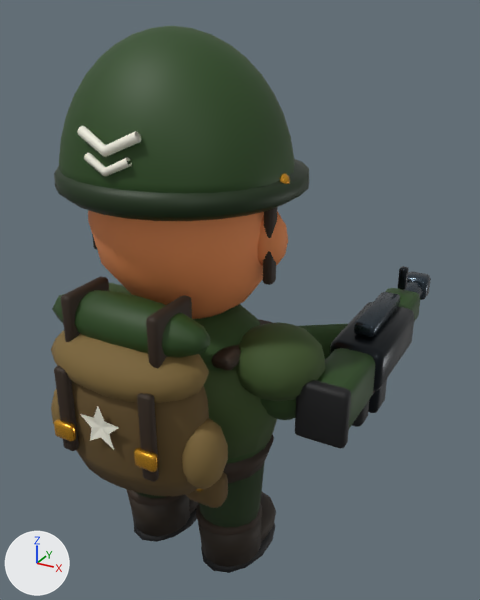
Renders of the glTF model assets/game/models/soldier/soldier.glb from each side of a commit.
Both versions are drawn from a 50 mm camera at (0.862, -1.285, 1.465) aimed at (0.038, 0.214, 0.715). The axes (+X, +Y, +Z) are drawn at lower left. The lights are the same throughout. The older version comes first. Vertices at exactly the same position are counted once.

The first picture shows 'Arms', 'Body', 'Head', 'LegL', 'LegR'.
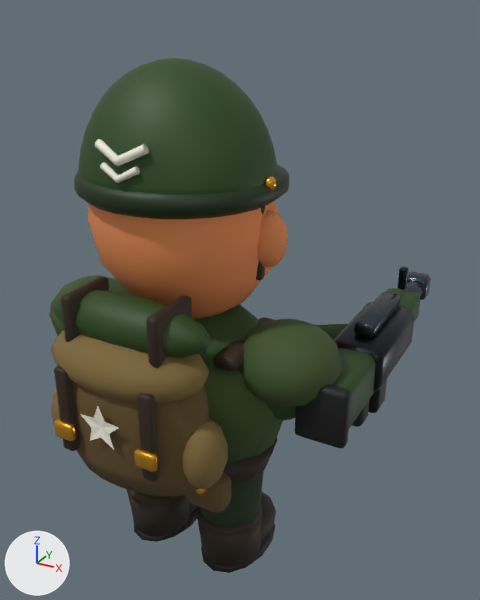
Patch to the scene script:
```diff
--- a/assets/game/models/soldier/soldier.glb.py
+++ b/assets/game/models/soldier/soldier.glb.py
@@ me_torso @@
 # used by ob_body; location = (0.0, 0.0, 0.0)
-me_torso.from_pydata(...)  # 1561 vertices, 3018 faces; spans x -0.377..0.377, y -0.36..0.19, z 0.34..0.891
+me_torso.from_pydata(...)  # 1561 vertices, 3018 faces; spans x -0.417..0.417, y -0.36..0.2, z 0.337..0.891
+# me_torso part 1: the loose piece of 40 vertices spanning x -0.242..0.242, y -0.168..0.168, z 0.35..0.415 is multiplied about its middle by the matrix ((1.043, 0.0, 0.0), (0.0, 1.037, 0.0), (0.0, 0.0, 1.0))
+# me_torso part 2: the loose piece of 56 vertices spanning x 0.095..0.205, y -0.198..-0.133, z 0.34..0.43 is scaled about its middle by (1.06, 1.06, 1.07), then moved by (0.01, -0.007, 0.0)
+# me_torso part 3: the loose piece of 34 vertices spanning x 0.137..0.163, y -0.208..-0.188, z 0.391..0.419 is moved by (0.01, -0.008, 0.0)
+# me_torso part 4: the loose piece of 100 vertices spanning x -0.377..-0.153, y -0.125..0.105, z 0.602..0.778 is scaled about its middle by (1.11, 1.09, 1.11), then moved by (-0.027, 0.0, 0.005)
+# me_torso part 5: the loose piece of 100 vertices spanning x 0.153..0.377, y -0.125..0.105, z 0.602..0.778 is scaled about its middle by (1.11, 1.09, 1.11), then moved by (0.027, 0.0, 0.005)
+# me_torso part 6: the loose piece of 56 vertices spanning x 0.153..0.208, y -0.14..0.1, z 0.704..0.736 is scaled about its middle by (1.07, 1.04, 1.09), then moved by (0.01, 0.0, 0.005)
+# me_torso part 7: 60 of 1561 vertices moved; they spanned x -0.275..0.275, y -0.19..0.19, z 0.44..0.69 and now span x -0.295..0.295, y -0.2..0.2, z 0.44..0.69; mean shift (0.0, 0.0, 0.0); largest move (0.255, 0.0, 0.69) -> (0.275, 0.0, 0.69)
+# other edits to the shape of me_torso do not show in these pictures
 me_torso.materials.append(mat_v15_toymilitary_pbr)
@@ me_face @@
 # used by ob_head; location = (0.0, 0.0, 0.78)
-me_face.from_pydata(...)  # 1491 vertices, 2842 faces; spans x -0.298..0.298, y -0.277..0.289, z -0.02..0.65
+me_face.from_pydata(...)  # 1491 vertices, 2842 faces; spans x -0.274..0.274, y -0.24..0.251, z -0.02..0.585
+# me_face part 8: the loose piece of 56 vertices spanning x 0.233..0.257, y -0.041..-0.009, z 0.113..0.298 is scaled about its middle by (0.885, 0.837, 0.972), then moved by (-0.029, 0.005, 0.0)
+# me_face part 9: the loose piece of 42 vertices spanning x 0.256..0.288, y -0.043..-0.007, z 0.332..0.368 is scaled about its middle by (0.937, 0.889, 0.889), then moved by (-0.032, 0.005, -0.01)
+# me_face part 10: the loose piece of 24 vertices spanning x -0.075..0.075, y -0.275..-0.237, z 0.417..0.47 is scaled about its middle by (0.857, 0.952, 0.881), then moved by (0.0, 0.036, -0.028)
+# me_face part 11: the loose piece of 24 vertices spanning x -0.056..0.056, y -0.277..-0.249, z 0.379..0.42 is scaled about its middle by (0.846, 0.927, 0.909), then moved by (0.0, 0.036, -0.023)
+# me_face part 12: 390 of 1491 vertices moved; they spanned x -0.298..0.298, y -0.277..0.289, z 0.295..0.65 and now span x -0.252..0.252, y -0.238..0.246, z 0.288..0.585; mean shift (0.0, 0.003, -0.035); largest move (0.006, -0.023, 0.65) -> (0.006, -0.019, 0.585)
+# other edits to the shape of me_face do not show in these pictures
 me_face.materials.append(mat_v15_toymilitary_pbr)
```

Changed parts and their boxes (x1, y1, x2, y2) in the pictures (480 x 600 px; the box of a moved part takes in the faces that stretch with it):
'Head', reshaped (15% narrower, 11% shorter)
    before: (54, 26, 309, 319)
    after: (74, 58, 290, 319)
'Body', reshaped (7% wider)
    before: (51, 277, 326, 508)
    after: (49, 275, 342, 513)
part 1 of me_torso, moved or reshaped
    before: (223, 434, 274, 483)
    after: (223, 438, 278, 485)
part 2 of me_torso, moved or reshaped
    before: (186, 472, 228, 508)
    after: (185, 472, 231, 513)
part 3 of me_torso, moved or reshaped
    before: (196, 489, 203, 492)
    after: (196, 489, 205, 495)
part 4 of me_torso, moved or reshaped (mostly hidden before)
    before: (63, 283, 132, 325)
    after: (49, 275, 132, 335)
part 5 of me_torso, moved or reshaped
    before: (234, 322, 326, 401)
    after: (237, 319, 342, 407)
part 6 of me_torso, moved or reshaped
    before: (212, 320, 273, 371)
    after: (214, 317, 274, 371)
part 7 of me_torso, moved or reshaped
    before: (204, 370, 277, 458)
    after: (204, 369, 283, 461)
part 8 of me_face, moved or reshaped
    before: (263, 207, 277, 285)
    after: (256, 206, 266, 280)
part 9 of me_face, moved or reshaped
    before: (280, 173, 290, 184)
    after: (264, 176, 277, 190)
part 10 of me_face, moved or reshaped
    before: (77, 126, 142, 157)
    after: (95, 139, 149, 166)
part 11 of me_face, moved or reshaped
    before: (84, 153, 132, 176)
    after: (100, 162, 140, 183)
part 12 of me_face, moved or reshaped
    before: (54, 26, 309, 221)
    after: (74, 58, 290, 219)
